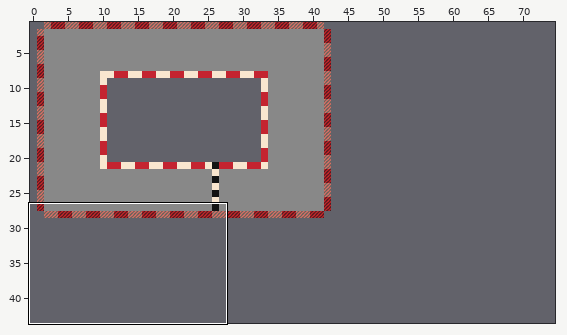
Tiled map (JSON) -- assets/tiled/zones/raceway.tmj. Above, an overview of the earlier version with the close-up marked.
Close-up. Old version:
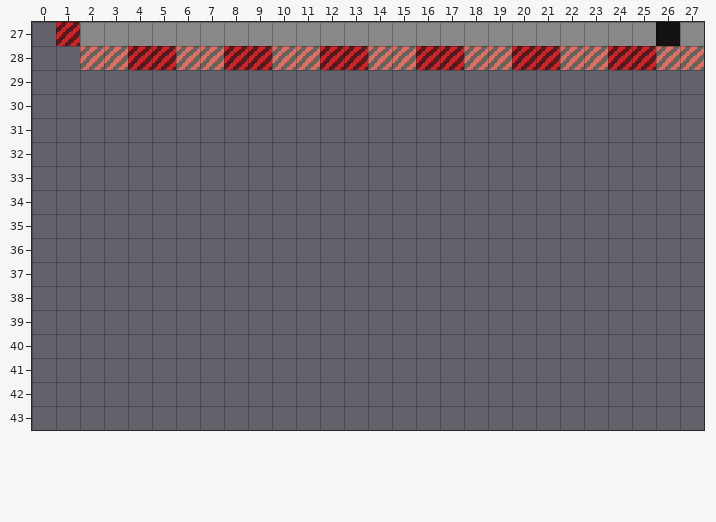
Cells are 16x16 px. Shown: x 0..27, y 27..43. The commit also changed other parts of the map, which this record leaves out. The old version is drawn lined up with the new one.
And afterwards:
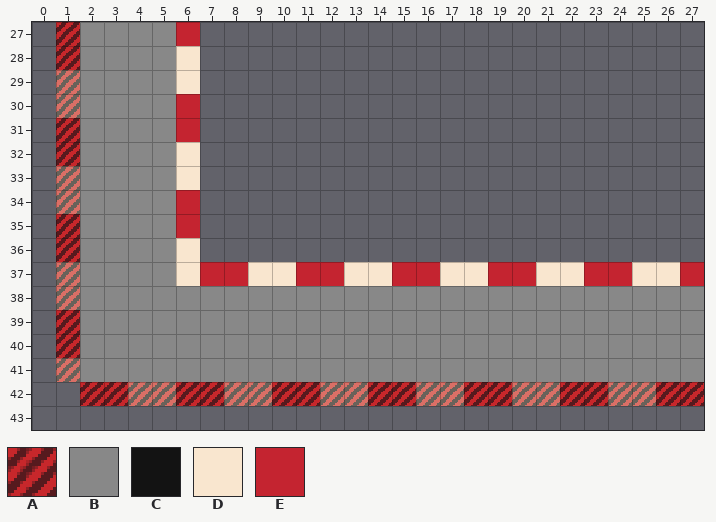
Key: from "collision": A 0; from "decal-roads": B 100 "DecalTile"; from "floor-endesga": C 2, D 24, E 62.
_ is an empty cell.
Tiles replaced or removed in this view: A, B, C, D, E.
See-through tiles are keyed as they look on the map.
Edits made:
Changed rows in their new state; . is an unchanged cell.
map size 44x30 -> 76x44 cells
Layer "Ground":
first column x 1:
27 .....E_____________________
28 EBBBB._____________________
29 DBBBBD.....................
30 DBBBBE.....................
31 EBBBBE.....................
32 EBBBBD.....................
33 DBBBBD.....................
34 DBBBBE.....................
35 EBBBBE.....................
36 EBBBBD.....................
37 DBBBBDEEDDEEDDEEDDEEDDEEDDE
38 DBBBBBBBBBBBBBBBBBBBBBBBBBB
39 EBBBBBBBBBBBBBBBBBBBBBBBBBB
40 EBBBBBBBBBBBBBBBBBBBBBBBBBB
41 DBBBBBBBBBBBBBBBBBBBBBBBBBB
42 .EEDDEEDDEEDDEEDDEEDDEEDDEE
Layer "Collision":
first column x 1:
28 A__________________________
29 A..........................
30 A..........................
31 A..........................
32 A..........................
33 A..........................
34 A..........................
35 A..........................
36 A..........................
37 A..........................
38 A..........................
39 A..........................
40 A..........................
41 A..........................
42 .AAAAAAAAAAAAAAAAAAAAAAAAAA
